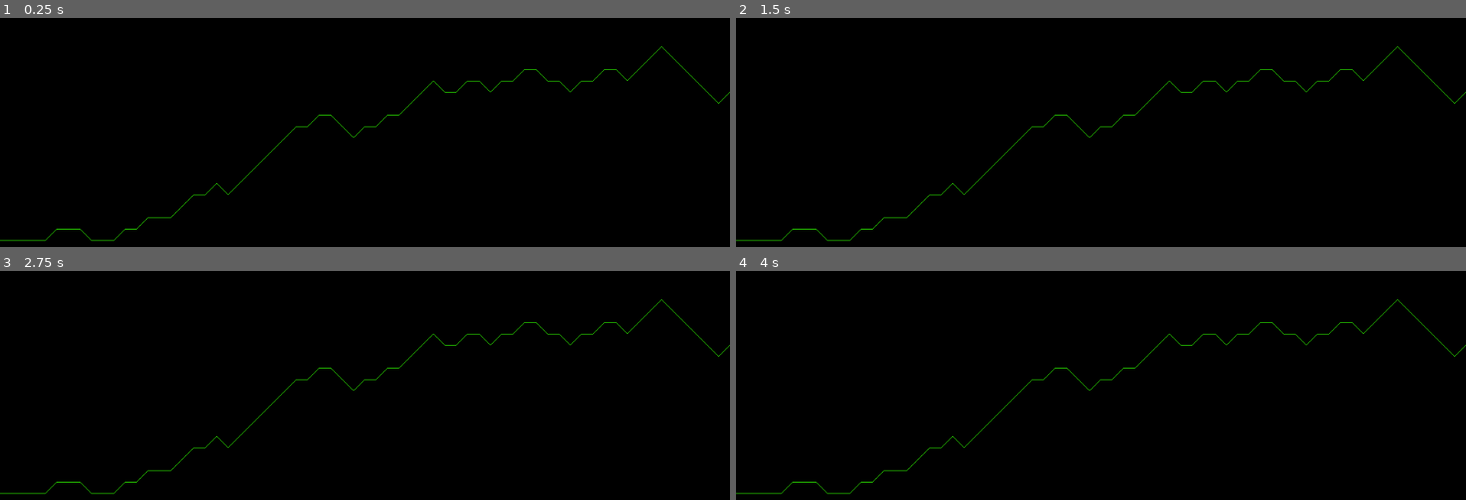
Above: before the commit, frames 1-4 (two rows, left to right).
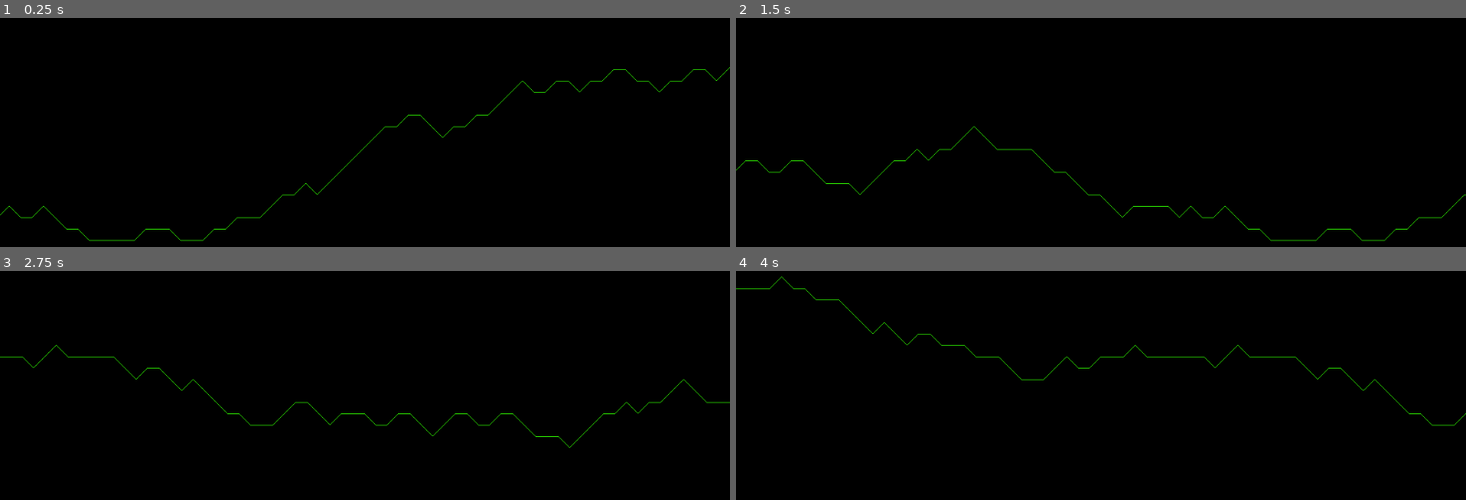
Above: after the commit, the same moments.

Repository: andrew-wilkes/godotia
Game: Godot game, scene res://Main.tscn
The game is run twice, just before and just after one commit, with the same random seed, the same clock (stepped at 60 frames per second) and the same inputs.
Inputs:
- Up to frame 1 (0.25 s): no input
- Up to frame 2 (1.5 s): no input
- Up to frame 3 (2.75 s): no input
- Up to frame 4 (4 s): no input

The runs differ from the first frame. In frame 1, 1.2% of the frame differs, in the area x 0-100%, y 12-98%; in frame 2, 1.3%; in frame 3, 1.3%; in frame 4, 1.3%.

Commit message:
Added terrain scrolling capability.

Diff:
--- a/Main.gd
+++ b/Main.gd
@@ -1,8 +1,15 @@
 extends Node2D
 
+var background
+var terrain
+var scroll_position = 0
+
 func _ready():
-	pass
+	background = $ParallaxBackground
+	terrain = find_node("Terrain")
+	terrain.get_parent().motion_mirroring.x = terrain.end_pos
 
 
 func _process(delta):
-	pass
+	scroll_position += delta * 500
+	background.scroll_offset.x = scroll_position
